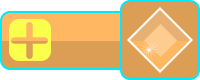
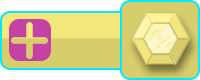
Before/after of a 200×80 layered artwork. What changed in the layer stack:
removed layer "Polígono 1" over [left=139, top=40, right=158, bottom=60]
removed layer "Zynux copia" over [left=144, top=24, right=177, bottom=57]
removed layer "Capa 2" over [left=2, top=2, right=198, bottom=41]
removed layer "Zynux" over [left=127, top=7, right=193, bottom=73]
added group "Gema" with 9 layers above "Rectángulo redondeado 2" over [left=130, top=12, right=190, bottom=73]
added layer "Polígono 3" in group "Gema" over [left=149, top=18, right=153, bottom=22]
added layer "Rectángulo 1" (40%) in group "Gema" over [left=146, top=25, right=177, bottom=53]
added layer "Elipse 1" in group "Gema" over [left=151, top=29, right=170, bottom=48]
added layer "Polígono 2" in group "Gema" over [left=151, top=29, right=170, bottom=48]
added layer "Lineas copia" in group "Gema" over [left=132, top=12, right=190, bottom=65]
added layer "Capa 1" (1st of 2, in "Gema") in group "Gema" over [left=132, top=13, right=189, bottom=64]
painted on "Rectángulo redondeado 2" over [left=9, top=19, right=51, bottom=61]
painted on "Rectángulo redondeado 1" over [left=122, top=2, right=198, bottom=78]
painted on "Capa 1" (2nd of 2) over [left=2, top=2, right=199, bottom=79]
